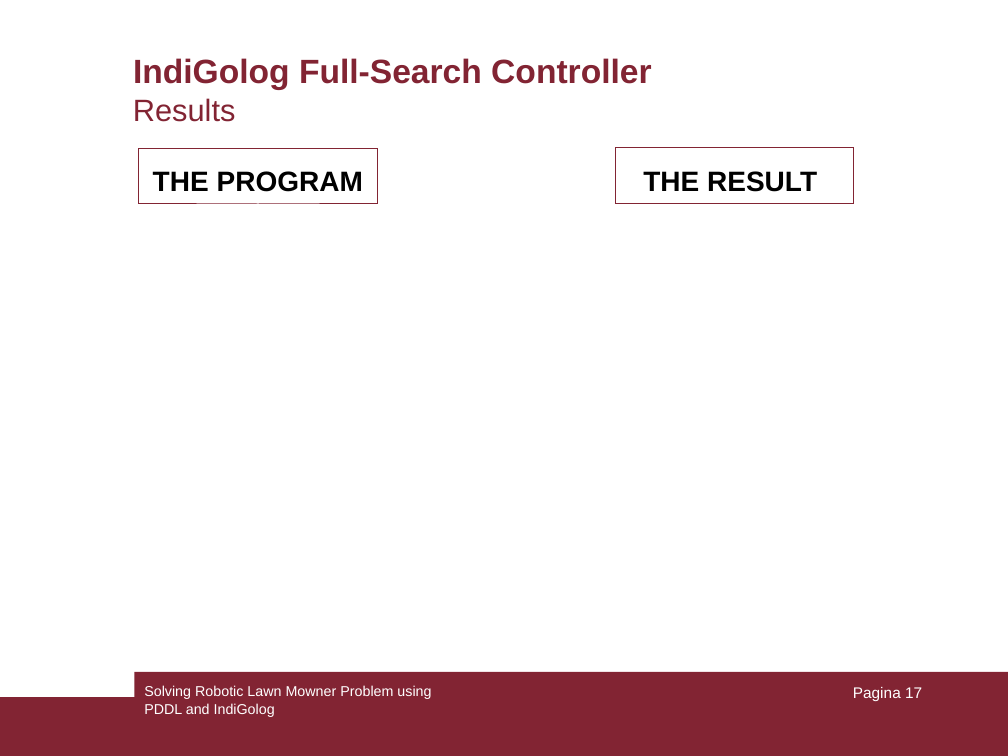
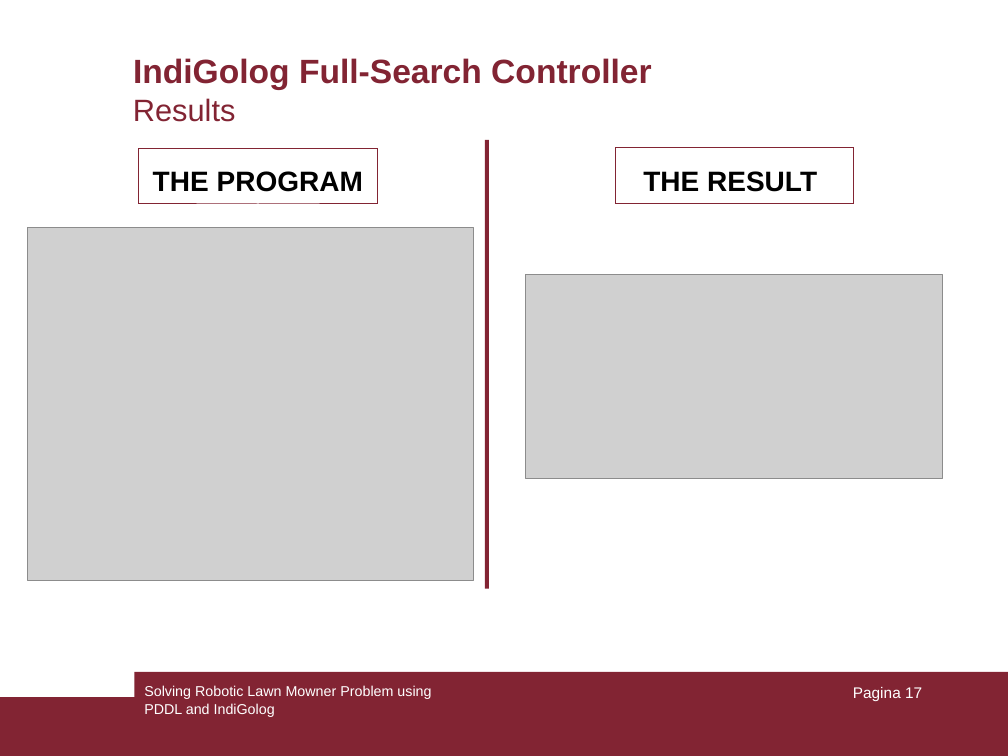
Before and after one commit to giacomotelloli/Robot_Tagliaerba, a slide deck: slide 17 of Pres_Telloli.ppt. Drawn at 1008x756 pixels with LibreOffice and Linux fonts; fonts in the diff are those of the drawing; grey boxes stand for pictures. Boxes give left, top, right and bottom in pixels: in the first picture for what was removed or moved away, otherwise in the second. Text is boxed around its words. In the diff, an @@ line names an element or a change of style, - is before the commit and + after.

```diff
--- a/Pres_Telloli.ppt
+++ b/Pres_Telloli.ppt
@@ line added from (487, 140) to (487, 589), #822433 3 pt @@
@@ picture added at <box>27,228,473,581</box> @@
@@ picture added at <box>526,275,943,479</box> @@
```
Also in this commit, not shown: 2 other slides changed, 1 other file.
